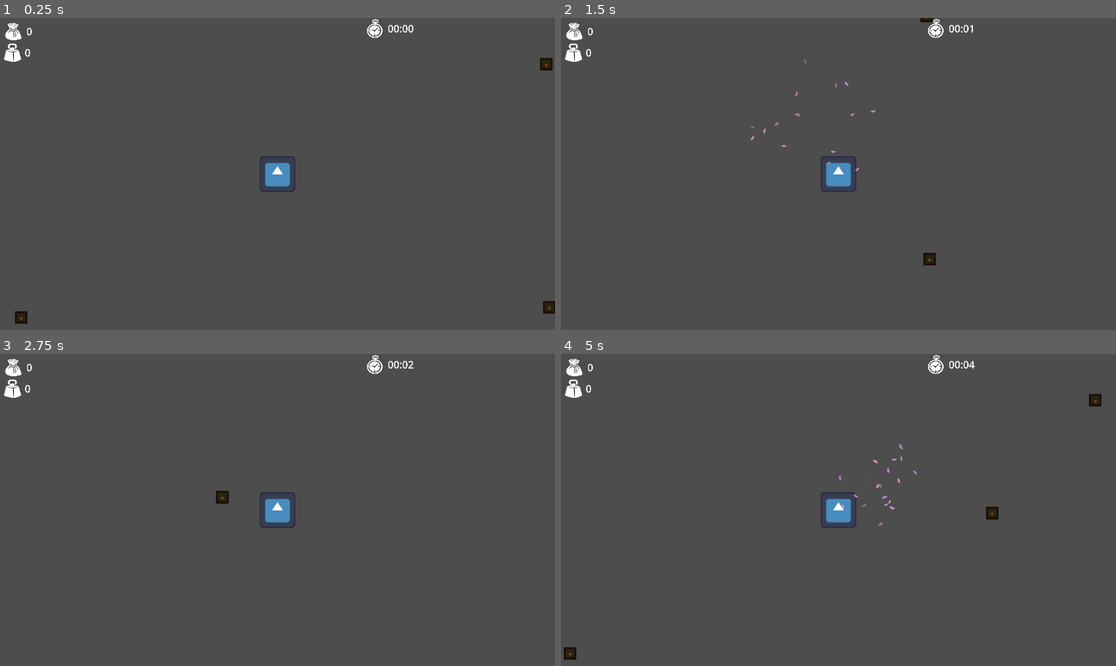
Above: before the commit, frames 1-4 (two rows, left to right).
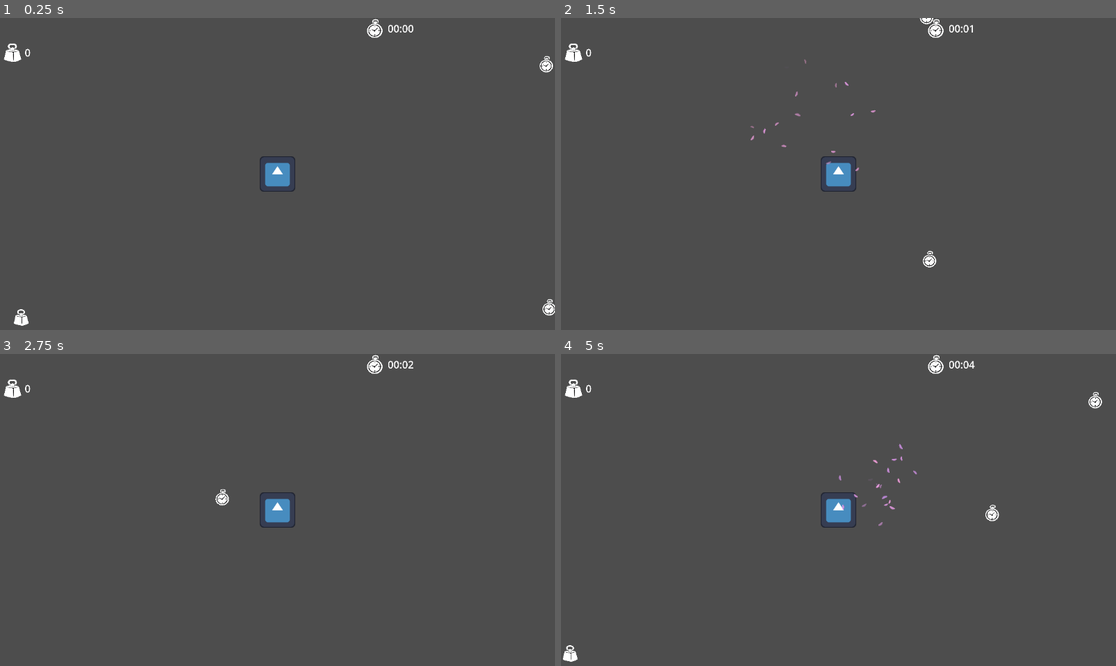
Above: after the commit, the same moments.

Repository: Lu-ni/upsi-jam-6
Game: Godot game, scene res://scenes/MainScene.tscn
Same seed, same stepped clock (60 frames per second), same inputs: the game is played once before the commit and once after it. The engine's default icon, where the game draws it, is replaced by a stand-in: a white triangle on a blue panel in a dark square.
Inputs (mouse positions are in pixels of both pictures, inside the frame that each line leads up to):
- Up to frame 1 (0.25 s): no input
- Up to frame 2 (1.5 s): tap Enter at 0.5 s; move the mouse to (960, 158) at 0.52 s; hold Right (ui_right) 0.53-1.28 s; tap E (petals) at 0.6, 1.35 s; move the mouse to (727, 189) at 1.27 s; hold Down (ui_down) from 1.28 s (still down)
- Up to frame 3 (2.75 s): move the mouse to (333, 441) at 2.02 s; release Down (ui_down) at 2.03 s; hold Right (ui_right) from 2.03 s (still down); tap E (petals) at 2.1 s
- Up to frame 4 (5 s): move the mouse to (810, 572) at 2.77 s; release Right (ui_right) at 2.78 s; hold W (ui_up) 2.78-3.53 s; tap E (petals) at 2.85, 3.6, 4.35 s; move the mouse to (1005, 556) at 3.52 s; hold Left (ui_left) from 3.53 s (still down); move the mouse to (672, 463) at 4.27 s

The runs differ from the first frame. In frame 1, 0.5% of the frame differs, in the area x 0-100%, y 1-99%; in frame 2, 0.3%; in frame 3, 0.2%; in frame 4, 0.5%, in the area x 0-98%, y 1-99%.

Commit message:
Fixed hud, added example items

Diff:
--- a/globals/GameInfo.gd
+++ b/globals/GameInfo.gd
@@ -1,7 +1,7 @@
 extends Node
 
 var max_time: float = 3 * 60 * 1000 #ms
-var max_inventory: float = 50 # random idea
+var max_inventory: float = 3 # random idea
 #var thing_idk
 
 var time_used: float = 0
--- a/globals/GlobalItemList.gd
+++ b/globals/GlobalItemList.gd
@@ -1,10 +1,16 @@
 extends Node
 
-var example_item: Item
+var items: Dictionary[String, Item] = {}
 
 func _enter_tree() -> void:
-	example_item = Item.new()
-	example_item.item_type = Item.ITEM_TYPE.thingy
-	example_item.value = 500
-	example_item.weight = 2
-	example_item.texture = load("res://icon.svg")
+	add_item_to_list("Skabungle", Item.ITEM_TYPE.thingy, 100, 2, "res://assets/icons/pods.png")
+	add_item_to_list("Babakiki", Item.ITEM_TYPE.bajigy, 300, 5, "res://assets/icons/time.png")
+	add_item_to_list("Kungamingu", Item.ITEM_TYPE.bomboclat, 500, 1, "res://assets/icons/value.png")
+
+func add_item_to_list(name, type, value, weight, texture):
+	items[name] = Item.new()
+	items[name].item_name = name
+	items[name].item_type = type
+	items[name].value = value
+	items[name].weight = weight
+	items[name].texture = load(texture)
--- a/scenes/Item.tscn
+++ b/scenes/Drop.tscn
@@ -1,7 +1,6 @@
 [gd_scene format=3 uid="uid://cu0s3kerks1jj"]
 
 [ext_resource type="Script" uid="uid://bjgfd2aapsvub" path="res://scripts/drop.gd" id="1_21n5c"]
-[ext_resource type="Texture2D" uid="uid://t17t3iqkesbp" path="res://icon.svg" id="2_8aaos"]
 
 [node name="Drop" type="CharacterBody2D" unique_id=1198643905]
 script = ExtResource("1_21n5c")
@@ -9,6 +8,3 @@
 move_speed = 353
 
 [node name="Sprite2D" type="Sprite2D" parent="." unique_id=57519601]
-modulate = Color(0.5297558, 0.25715807, 0.09872932, 1)
-scale = Vector2(-0.21, -0.21)
-texture = ExtResource("2_8aaos")
--- a/scenes/HUD.tscn
+++ b/scenes/HUD.tscn
@@ -13,15 +13,14 @@
 offset_left = 24.000002
 offset_top = 110.0
 offset_right = 152.0
-offset_bottom = 1114.762
+offset_bottom = 1440.303
 scale = Vector2(0.33, 0.33)
-size_flags_horizontal = 3
-size_flags_vertical = 3
 size_flags_stretch_ratio = 0.0
 
 [node name="TextureRect2" type="TextureRect" parent="ItemList" unique_id=1341948677]
 layout_mode = 2
 texture = ExtResource("1_qpvh6")
+stretch_mode = 2
 
 [node name="TextureRect" type="TextureRect" parent="ItemList" unique_id=1478821820]
 layout_mode = 2
@@ -41,6 +40,7 @@
 text = "0"
 
 [node name="Value" type="Sprite2D" parent="." unique_id=1959881150]
+visible = false
 position = Vector2(28, 28)
 scale = Vector2(0.23, 0.23)
 texture = ExtResource("4_nysna")
--- a/scenes/MainScene.tscn
+++ b/scenes/MainScene.tscn
@@ -1,7 +1,7 @@
 [gd_scene format=3 uid="uid://dtbs3n50bqkkl"]
 
 [ext_resource type="PackedScene" uid="uid://bxbwud5tu2yaq" path="res://scenes/Player.tscn" id="1_echbf"]
-[ext_resource type="PackedScene" uid="uid://cu0s3kerks1jj" path="res://scenes/Item.tscn" id="2_ibiss"]
+[ext_resource type="PackedScene" uid="uid://cu0s3kerks1jj" path="res://scenes/Drop.tscn" id="2_ibiss"]
 
 [node name="MainScene" type="Node2D" unique_id=93382841]
 
--- /dev/null
+++ b/scenes/hud_item.tscn
@@ -0,0 +1,20 @@
+[gd_scene format=3 uid="uid://b46n6dssfup14"]
+
+[ext_resource type="Texture2D" uid="uid://t17t3iqkesbp" path="res://icon.svg" id="1_wgrwe"]
+
+[node name="Node2D" type="TextureRect" unique_id=2064405527]
+offset_right = 128.0
+offset_bottom = 128.0
+texture = ExtResource("1_wgrwe")
+
+[node name="Label" type="Label" parent="." unique_id=1547559381]
+layout_mode = 0
+offset_left = 98.0
+offset_top = 91.0
+offset_right = 160.0
+offset_bottom = 159.0
+theme_override_constants/outline_size = 11
+theme_override_font_sizes/font_size = 57
+text = "2"
+horizontal_alignment = 1
+vertical_alignment = 1
--- a/scripts/drop.gd
+++ b/scripts/drop.gd
@@ -9,8 +9,14 @@
 var item: Item = null
 
 func _ready() -> void:
-	# Example
-	item = GlobalItemList.example_item
+	# TEMP RAND ITEM SELECTION
+	var selection = randi() % GlobalItemList.items.size()
+	var keys = GlobalItemList.items.keys()
+	var rand_index = randi() % keys.size()
+	var key = keys[rand_index]
+	item = GlobalItemList.items[key]
+
+	$Sprite2D.scale = Vector2(0.2, 0.2)
 	get_player()
 	set_sprite()
 
@@ -45,6 +51,6 @@
 		$Sprite2D.texture = item.texture
 
 func give_player_loot():
-	print("Woohoo yioppieeei didee dooo da you got loota ma masn")
-	Signals.pick_up.emit(item)
+	if PlayerInfo.inventory.size() < GameInfo.max_inventory:
+		Signals.pick_up.emit(item)
 	queue_free()
--- a/scripts/hud.gd
+++ b/scripts/hud.gd
@@ -1,36 +1,50 @@
 extends CanvasLayer
 
 func _ready() -> void:
-	var items = $ItemList.find_children("*", "Node")
-	for item in items:
-		item.queue_free()
-	Signals.pick_up.connect(add_item)
+	clear_inventory_display()
+	Signals.pick_up.connect(on_pickup)
 
 func _process(delta: float) -> void:
 	GameInfo.time_used += delta
 	$Time/Label.text = format_time(GameInfo.time_used)
 
-func add_item(item: Item):
-	var texture_rect: TextureRect = TextureRect.new()
-	texture_rect.texture = item.texture
-	$ItemList.add_child(texture_rect)
-	display_item_info()
+func add_item(item: Item, count: int):
+	var hud_item = load("res://scenes/hud_item.tscn").instantiate()
+	hud_item.texture = item.texture
+	hud_item.stretch_mode = TextureRect.STRETCH_KEEP
+	hud_item.get_node("Label").text = str(count) if count != 1 else ""
+	$ItemList.add_child(hud_item)
 
-func remove_item(item: Item):
-	for i in $items.find_children("*", "Node"):
-		if i == item:
-			item.queue_free()
-			break
-	display_item_info()
+func clear_inventory_display():
+	var items = $ItemList.find_children("*", "Node", false, false)
+	for item in items:
+		print("Ciaoa")
+		item.queue_free()
+
+#func remove_item(item: Item):
+	#for i in $items.find_children("*", "Node"):
+		#if i == item:
+			#item.queue_free()
+			#break
+	#display_item_info()
+
+func display_inventory():
+	var stacks := {}  # Dictionary to hold counts
+
+	for item in PlayerInfo.inventory:
+		if stacks.has(item.item_name):
+			stacks[item.item_name] += 1
+		else:
+			stacks[item.item_name] = 1
+
+	# Convert to an array of dictionaries for sorting/display
+	for key in stacks.keys():
+		print("Displaying stack of %d %ss" % [stacks[key], key])
+		add_item(GlobalItemList.items[key], stacks[key])
 
 func display_item_info():
-	var total_weight = 0
-	var total_value = 0
-	for i: Item in PlayerInfo.inventory:
-		total_weight += i.weight
-		total_value += i.value
-	$Weight/Label.text = str(total_weight)
-	$Value/Label.text = str(total_value)
+	$Weight/Label.text = ("%d/%d" % [PlayerInfo.inventory.size(), GameInfo.max_inventory])
+	$Weight/Label.modulate = Color.RED if PlayerInfo.inventory.size() >= GameInfo.max_inventory else Color.WHITE
 
 func format_time(time_seconds: float) -> String:
 	var minutes = int(time_seconds / 60)
@@ -38,3 +52,8 @@
 	#var milliseconds = int((time_seconds - int(time_seconds)) * 1000)
 
 	return "%02d:%02d" % [minutes, seconds]# milliseconds]
+
+func on_pickup(item):
+	clear_inventory_display()
+	display_inventory()
+	display_item_info()
